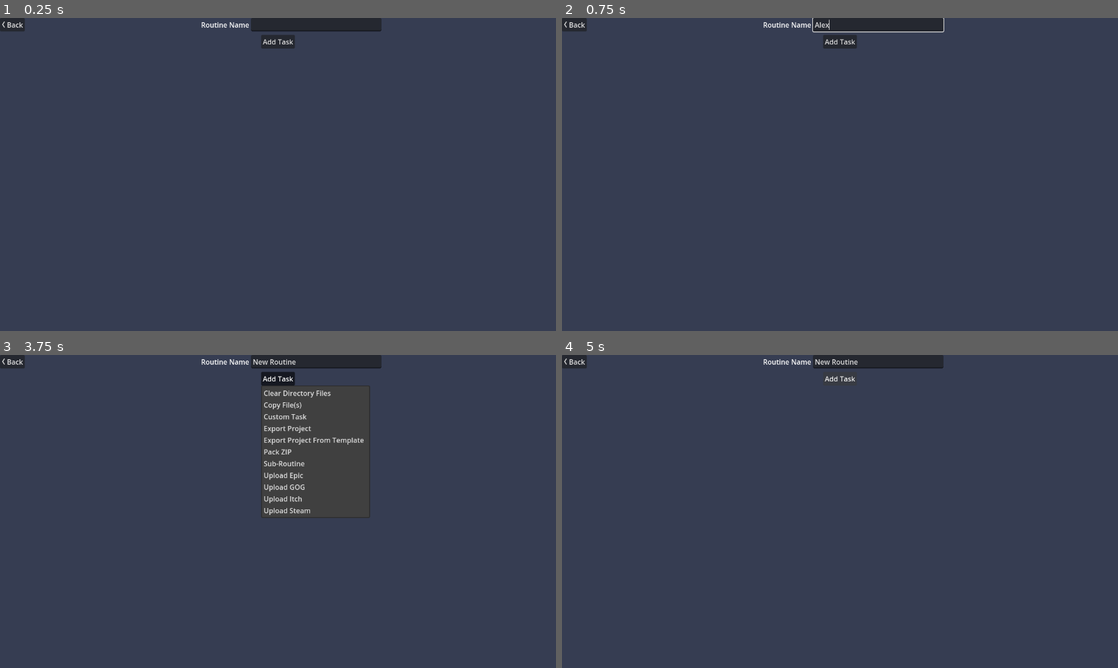
Above: before the commit, frames 1-4 (two rows, left to right).
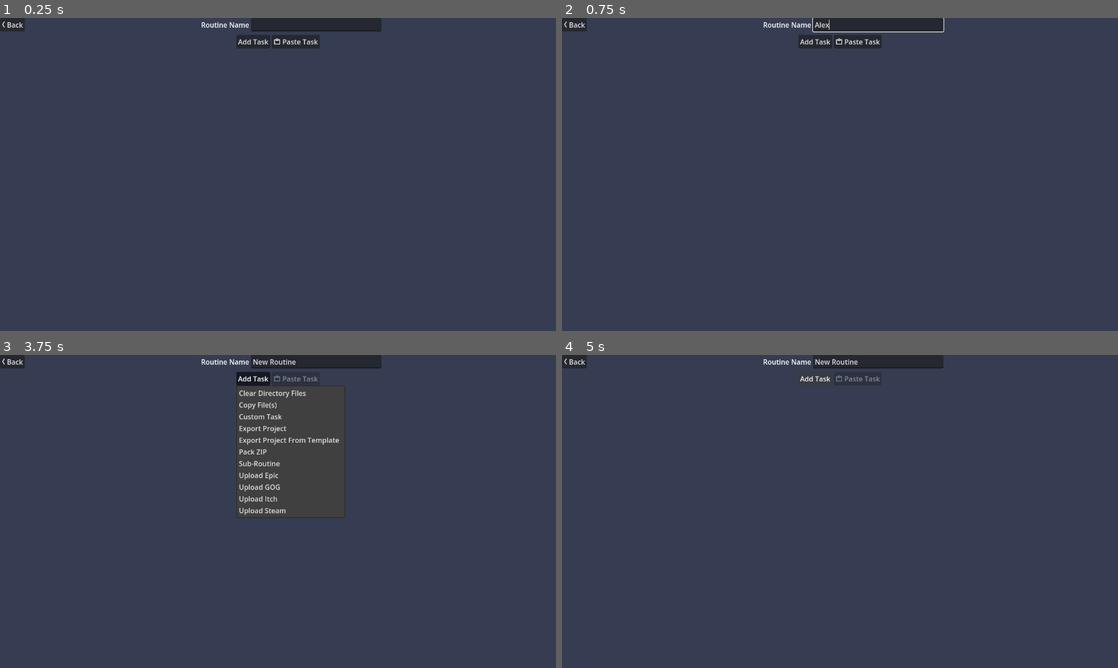
Above: after the commit, the same moments.

Repository: KoBeWi/Godot-Project-Builds
Game: Godot game, scene res://Scenes/RoutineBuilder.tscn
Same seed, same stepped clock (60 frames per second), same inputs: the game is played once before the commit and once after it. This scene is started directly instead of the project's main scene.
Inputs (mouse positions are in pixels of both pictures, inside the frame that each line leads up to):
- Up to frame 1 (0.25 s): no input
- Up to frame 2 (0.75 s): click (878, 24) at 0.52 s; type "Alex" at 0.6 s
- Up to frame 3 (3.75 s): click "Back" at 1.25 s; click "Add Routine" at 2 s; click "Edit" at 2.75 s; click "Add Task" at 3.5 s
- Up to frame 4 (5 s): click "Add Task" at 4.25 s

The runs differ from the first frame. In frame 1, 0.4% of the frame differs, in the area x 42-58%, y 5-10%; in frame 2, 0.4%; in frame 3, 2.0%, in the area x 42-67%, y 5-52%; in frame 4, 0.1%.
Error in both runs: Invalid access to property or key 'name' on a base object of type 'Dictionary'. (res://Scenes/RoutineBuilder.gd:11)

Commit message:
Added copy paste

Diff:
--- /dev/null
+++ b/Icons/Copy.svg
@@ -0,0 +1 @@
+<svg height="16" viewBox="0 0 16 16" width="16" xmlns="http://www.w3.org/2000/svg"><path d="M2 1a1 1 0 0 0-1 1v9a1 1 0 0 0 1 1h1V3h9V2a1 1 0 0 0-1-1zm3 3a1 1 0 0 0-1 1v9a1 1 0 0 0 1 1h9a1 1 0 0 0 1-1V5a1 1 0 0 0-1-1zm1 2h7v7H6z" fill="#e0e0e0"/></svg>
--- /dev/null
+++ b/Icons/Cut.svg
@@ -0,0 +1 @@
+<svg height="16" viewBox="0 0 16 16" width="16" xmlns="http://www.w3.org/2000/svg"><path d="M3.635.51C.67 3.376 4.17 9.439 6.402 9.305l.442.765-.565.979a3 3 0 1 0 .315 3.449L8 11.998l1.406 2.5a3 3 0 1 0 .315-3.45l-.567-.982.442-.765c2.232.134 5.731-5.93 2.767-8.795L8 8zM4 12a1 1 0 0 1 0 2 1 1 0 0 1 0-2zm8 0a1 1 0 0 1 0 2 1 1 0 0 1 0-2z" fill="#e0e0e0"/></svg>
--- /dev/null
+++ b/Icons/Paste.svg
@@ -0,0 +1 @@
+<svg height="16" viewBox="0 0 16 16" width="16" xmlns="http://www.w3.org/2000/svg"><path d="M2 3a1 1 0 0 0-1 1v10a1 1 0 0 0 1 1h12a1 1 0 0 0 1-1V4a1 1 0 0 0-1-1h-3.184a3 3 0 0 0-5.632 0zm6 0a1 1 0 0 1 0 2 1 1 0 0 1 0-2zM3 5h2v2h6V5h2v8H3z" fill="#e0e0e0"/></svg>
--- a/Nodes/TaskContainer.tscn
+++ b/Nodes/TaskContainer.tscn
@@ -1,14 +1,17 @@
-[gd_scene load_steps=6 format=3 uid="uid://fktnevmh7mia"]
+[gd_scene load_steps=7 format=3 uid="uid://fktnevmh7mia"]
 
 [ext_resource type="Texture2D" uid="uid://bwtchwpfrbqsw" path="res://Icons/Play.svg" id="1_0viqh"]
 [ext_resource type="Texture2D" uid="uid://6orgtpcieuls" path="res://Icons/ArrowUp.svg" id="1_efkxy"]
 [ext_resource type="Texture2D" uid="uid://byn071xu1q5op" path="res://Icons/Remove.svg" id="1_jiaey"]
 [ext_resource type="Texture2D" uid="uid://bidwkeg0fiqcn" path="res://Icons/ArrowDown.svg" id="2_r8s42"]
+[ext_resource type="Texture2D" uid="uid://dgcqwwuv1m48b" path="res://Icons/Copy.svg" id="4_fcytw"]
 
 [sub_resource type="GDScript" id="GDScript_f3a8a"]
 script/source = "extends PanelContainer
 
 var task: Task
+
+signal copied
 
 func _ready() -> void:
 	update_buttons.call_deferred()
@@ -32,7 +35,15 @@
 	update_buttons()
 
 func erase() -> void:
+	##TODO dać na double click??
 	queue_free()
+
+func copy():
+	var task_data := Dictionary()
+	task_data[\"scene\"] = task.scene_file_path.get_file().get_basename()
+	task_data[\"data\"] = task.store_data()
+	Data.copied_task = task_data
+	copied.emit()
 
 func test_task() -> void:
 	owner.test_task(task)
@@ -67,18 +78,28 @@
 [node name="Up" type="Button" parent="VBoxContainer/MarginContainer/HBoxContainer"]
 unique_name_in_owner = true
 layout_mode = 2
+tooltip_text = "Move Up"
 icon = ExtResource("1_efkxy")
 
 [node name="Down" type="Button" parent="VBoxContainer/MarginContainer/HBoxContainer"]
 unique_name_in_owner = true
 layout_mode = 2
+tooltip_text = "Move Down"
 icon = ExtResource("2_r8s42")
+
+[node name="Button3" type="Button" parent="VBoxContainer/MarginContainer/HBoxContainer"]
+layout_mode = 2
+tooltip_text = "Copy"
+icon = ExtResource("4_fcytw")
 
 [node name="VSeparator" type="VSeparator" parent="VBoxContainer/MarginContainer/HBoxContainer"]
 layout_mode = 2
 
-[node name="Button3" type="Button" parent="VBoxContainer/MarginContainer/HBoxContainer"]
+[node name="Button4" type="Button" parent="VBoxContainer/MarginContainer/HBoxContainer"]
+auto_translate_mode = 1
 layout_mode = 2
+tooltip_text = "Delete
+Double-click to use."
 icon = ExtResource("1_jiaey")
 
 [node name="PanelContainer" type="PanelContainer" parent="VBoxContainer"]
@@ -95,4 +116,5 @@
 [connection signal="pressed" from="VBoxContainer/MarginContainer/Button" to="." method="test_task"]
 [connection signal="pressed" from="VBoxContainer/MarginContainer/HBoxContainer/Up" to="." method="move_up"]
 [connection signal="pressed" from="VBoxContainer/MarginContainer/HBoxContainer/Down" to="." method="move_down"]
-[connection signal="pressed" from="VBoxContainer/MarginContainer/HBoxContainer/Button3" to="." method="erase"]
+[connection signal="pressed" from="VBoxContainer/MarginContainer/HBoxContainer/Button3" to="." method="copy"]
+[connection signal="pressed" from="VBoxContainer/MarginContainer/HBoxContainer/Button4" to="." method="erase"]
--- a/Scenes/RoutineBuilder.gd
+++ b/Scenes/RoutineBuilder.gd
@@ -19,6 +19,7 @@
 		task_instance.load_data(task["data"])
 
 	add_task.get_popup().index_pressed.connect(_create_task)
+	update_paste()
 
 func _create_task(idx: int):
 	create_task(add_task.get_popup().get_item_metadata(idx))
@@ -26,6 +27,7 @@
 func create_task(scene: String) -> Task:
 	var container := preload("res://Nodes/TaskContainer.tscn").instantiate()
 	task_list.add_child(container)
+	container.copied.connect(update_paste)
 	container.owner = self
 
 	var task: Task = container.set_task_scene(scene)
@@ -62,3 +64,14 @@
 		Data.current_routine = { "name": "Test", "tasks": [ test_data ]}
 		queue_free()
 		get_tree().change_scene_to_file("res://Scenes/Execution.tscn")
+
+func paste_task() -> void:
+	var task := Data.copied_task
+	if task.is_empty():
+		return
+
+	var task_instance := create_task(task["scene"])
+	task_instance.load_data(task["data"])
+
+func update_paste():
+	%PasteTask.disabled = Data.copied_task.is_empty()
--- a/Scenes/RoutineBuilder.tscn
+++ b/Scenes/RoutineBuilder.tscn
@@ -1,7 +1,8 @@
-[gd_scene load_steps=3 format=3 uid="uid://dbb72q773nirj"]
+[gd_scene load_steps=4 format=3 uid="uid://dbb72q773nirj"]
 
 [ext_resource type="Script" path="res://Scenes/RoutineBuilder.gd" id="1_gekas"]
 [ext_resource type="Texture2D" uid="uid://dt6drd8cw1dhl" path="res://Icons/Back.svg" id="2_0gvmh"]
+[ext_resource type="Texture2D" uid="uid://3i2umr3kmry6" path="res://Icons/Paste.svg" id="3_c5oe2"]
 
 [node name="RoutineBuilder" type="VBoxContainer"]
 anchors_preset = 15
@@ -50,11 +51,24 @@
 unique_name_in_owner = true
 layout_mode = 2
 
-[node name="AddTask" type="MenuButton" parent="ScrollContainer/VBoxContainer"]
+[node name="HBoxContainer" type="HBoxContainer" parent="ScrollContainer/VBoxContainer"]
+layout_mode = 2
+alignment = 1
+
+[node name="AddTask" type="MenuButton" parent="ScrollContainer/VBoxContainer/HBoxContainer"]
 unique_name_in_owner = true
 layout_mode = 2
 size_flags_horizontal = 4
 text = "Add Task"
 flat = false
 
+[node name="PasteTask" type="Button" parent="ScrollContainer/VBoxContainer/HBoxContainer"]
+unique_name_in_owner = true
+auto_translate_mode = 1
+layout_mode = 2
+size_flags_horizontal = 4
+text = "Paste Task"
+icon = ExtResource("3_c5oe2")
+
 [connection signal="pressed" from="HBoxContainer2/Button" to="." method="_back_pressed"]
+[connection signal="pressed" from="ScrollContainer/VBoxContainer/HBoxContainer/PasteTask" to="." method="paste_task"]
--- a/Scripts/Data.gd
+++ b/Scripts/Data.gd
@@ -15,6 +15,7 @@
 var templates: Array[Dictionary]
 
 var current_routine: Dictionary
+var copied_task: Dictionary
 
 var save_local_timer: Timer
 var save_global_timer: Timer
Not shown, added: Icons/Copy.svg.import
Not shown, added: Icons/Cut.svg.import
Not shown, added: Icons/Paste.svg.import
